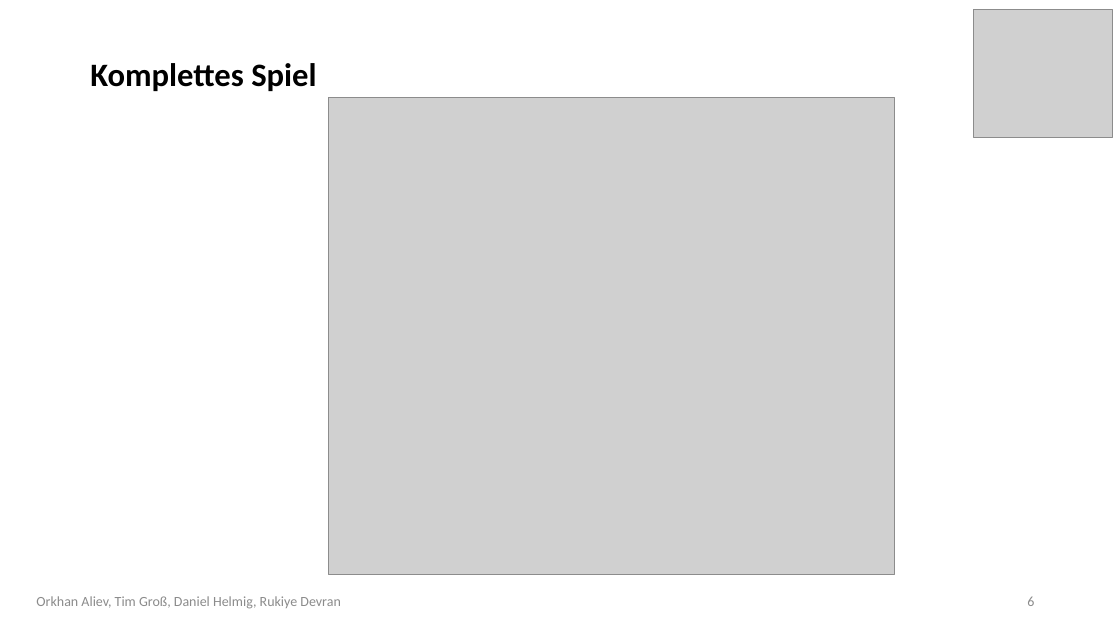
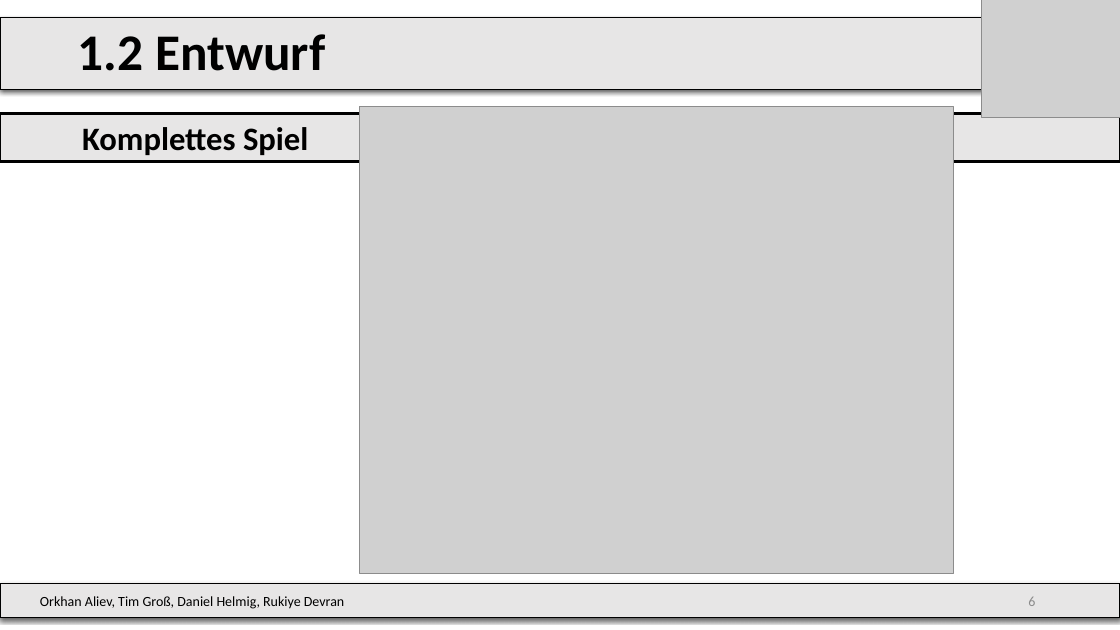
Before and after one commit to DrMopiti/pse, a slide deck: slide 6 of Abschlusspräsentation/Abschlusspräsentation.pptx. Drawn at 1120x630 pixels with LibreOffice and Linux fonts; fonts in the diff are those of the drawing; grey boxes stand for pictures; background and template pictures are left out. Boxes give left, top, right and bottom in pixels: in the first picture for what was removed or moved away, otherwise in the second. Text is boxed around its words. In the diff, an @@ line names an element or a change of style, - is before the commit and + after.

```diff
--- a/Abschlusspräsentation/Abschlusspräsentation.pptx
+++ b/Abschlusspräsentation/Abschlusspräsentation.pptx
@@ rectangle added at (0,18,1004,89), fill #E7E6E6, outline #000000 0.75 pt, 44 pt, text #000000, bold @@
+1.2 Entwurf
@@ picture: place and size @@
-picture at (974,10,1112,137)
+picture at (982,0,1120,117)
@@ rectangle "Komplettes Spiel": place and size @@
-rectangle "Komplettes Spiel" at (90,63,316,91)
+rectangle "Komplettes Spiel" at (0,113,1120,161)
@@ rectangle "Komplettes Spiel" at (0,113,1120,161): fill none to #E7E6E6; outline none to #000000 2.25 pt @@
@@ picture: place and size @@
-picture at (329,97,894,575)
+picture at (360,107,954,573)
@@ rectangle "Orkhan Aliev, Tim Groß, Daniel ...": place and size @@
-rectangle "Orkhan Aliev, Tim Groß, Daniel ..." at (36,596,340,609)
+rectangle "Orkhan Aliev, Tim Groß, Daniel ..." at (0,584,1120,618)
@@ rectangle "Orkhan Aliev, Tim Groß, Daniel ..." at (0,584,1120,618): text colour #8C8C8C to #000000; alignment centre to left; fill none to #E7E6E6; outline none to #000000 0.75 pt; shadow on @@
@@ text added at (792,584,1044,618), 12 pt, text #8C8C8C @@
+6
```
Also in this commit, not shown: 14 other slides changed.
